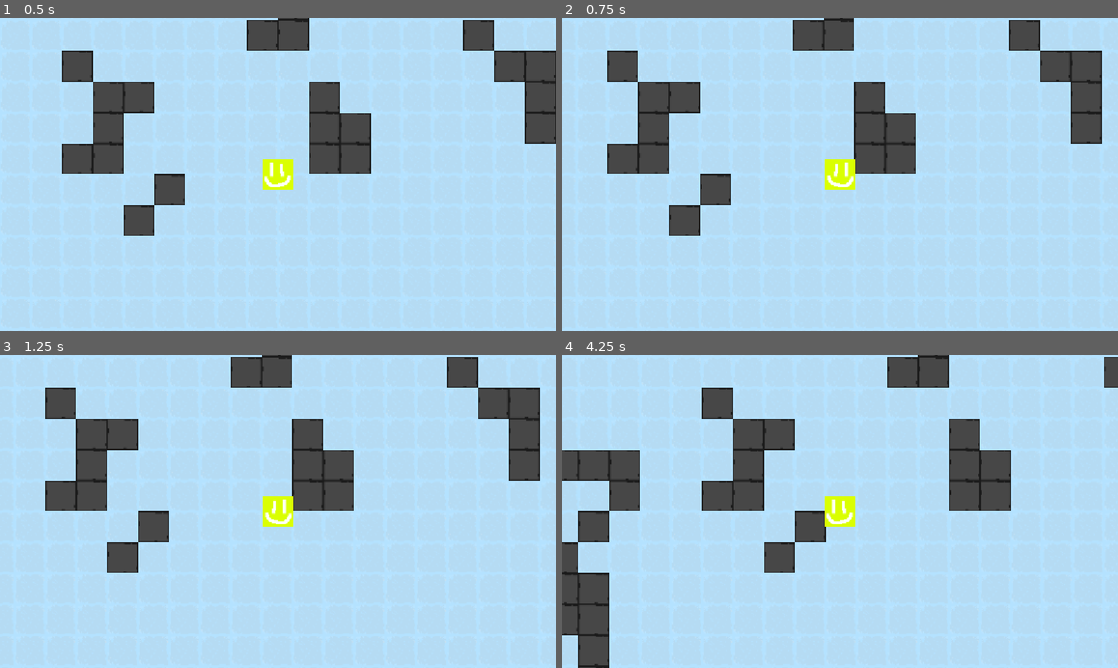
Above: before the commit, frames 1-4 (two rows, left to right).
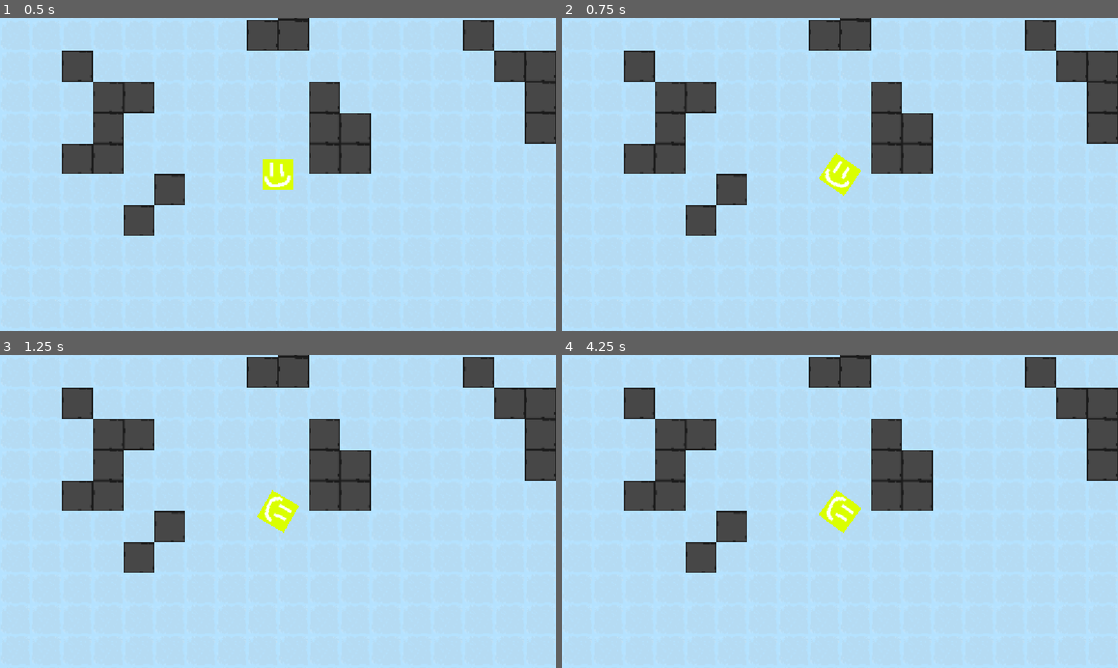
Above: after the commit, the same moments.

Repository: vincentchen18/Pelagico
Game: Godot game, scene res://ocean.tscn
Two runs of this game, one before a commit and one after it. Both use one fixed random seed, a clock stepped at 60 frames per second and the inputs below.
Inputs (mouse positions are in pixels of both pictures, inside the frame that each line leads up to):
- Up to frame 1 (0.5 s): no input
- Up to frame 2 (0.75 s): tap Enter at 0.5 s; move the mouse to (962, 158) at 0.52 s; hold Right (ui_right) from 0.53 s (still down); tap Alt at 0.6 s; click (962, 158) at 0.67 s
- Up to frame 3 (1.25 s): keep holding Right (ui_right)
- Up to frame 4 (4.25 s): release Right (ui_right) at 1.25 s; drag from (728, 527) to (812, 574) at 1.27 s; tap Space at 2 s; move the mouse to (895, 442) at 2.02 s; hold Right (ui_right) 2.03-2.75 s; tap Alt at 2.1, 3.6 s; drag from (812, 574) to (673, 464) at 2.77 s; tap Enter at 3.5 s; move the mouse to (1006, 558) at 3.52 s; hold Left (ui_left) from 3.53 s (still down)

Frame 1 is identical in both runs. In frame 2, 9.6% of the frame differs, in the area x 8-100%, y 0-70%; in frame 3, 9.6%; in frame 4, 24%, in the area x 0-100%, y 0-100%.

Commit message:
add turn movement

Diff:
--- a/Scripts/player.gd
+++ b/Scripts/player.gd
@@ -2,18 +2,23 @@
 
 @export var speed := 300.0
 @export var acceleration := 4.0
-@export var deceleration := 2.0
+@export var drag := 2.0
+@export var turn_speed := 3.0   # radians/sec when turning
 
 @onready var sprite: Node2D = $Sprite2D
 
 func _physics_process(delta):
-	var dir = Input.get_vector("ui_left", "ui_right", "ui_up", "ui_down")
-	if dir.x != 0:
-		sprite.flip_h = dir.x > 0
+	# turning
+	var turn = Input.get_axis("ui_left", "ui_right")
+	rotation += turn * turn_speed * delta
 
-	if dir != Vector2.ZERO:
-		velocity = velocity.lerp(dir * speed, acceleration * delta)
+	# fwd/bkwd
+	var thrust = Input.get_axis("ui_down", "ui_up")  # up = forward
+	if thrust != 0:
+		# go in the curr direction
+		var forward = Vector2.RIGHT.rotated(rotation)
+		velocity = velocity.lerp(forward * speed * thrust, acceleration * delta)
 	else:
-		velocity = velocity.lerp(Vector2.ZERO, deceleration * delta)
+		velocity = velocity.lerp(Vector2.ZERO, drag * delta)
 
 	move_and_slide()
--- a/ocean_scene.tscn
+++ /dev/null
@@ -1,24 +0,0 @@
-[gd_scene format=3 uid="uid://gw2sy1y1p6np"]
-
-[ext_resource type="Texture2D" uid="uid://cjvsuo6tc6gc1" path="res://Assets/PlaceHolder Sprites.png" id="1_antt5"]
-[ext_resource type="Script" uid="uid://cf2cchhw3svwq" path="res://Scripts/tile_map_layer.gd" id="2_eqe0k"]
-
-[sub_resource type="TileSetAtlasSource" id="TileSetAtlasSource_0hol4"]
-texture = ExtResource("1_antt5")
-0:0/0 = 0
-1:0/0 = 0
-0:1/0 = 0
-1:1/0 = 0
-0:2/0 = 0
-1:2/0 = 0
-0:3/0 = 0
-1:3/0 = 0
-
-[sub_resource type="TileSet" id="TileSet_f1574"]
-sources/0 = SubResource("TileSetAtlasSource_0hol4")
-
-[node name="ocean scene" type="Node2D" unique_id=1002492690]
-
-[node name="TileMapLayer" type="TileMapLayer" parent="." unique_id=1167289651]
-tile_set = SubResource("TileSet_f1574")
-script = ExtResource("2_eqe0k")
